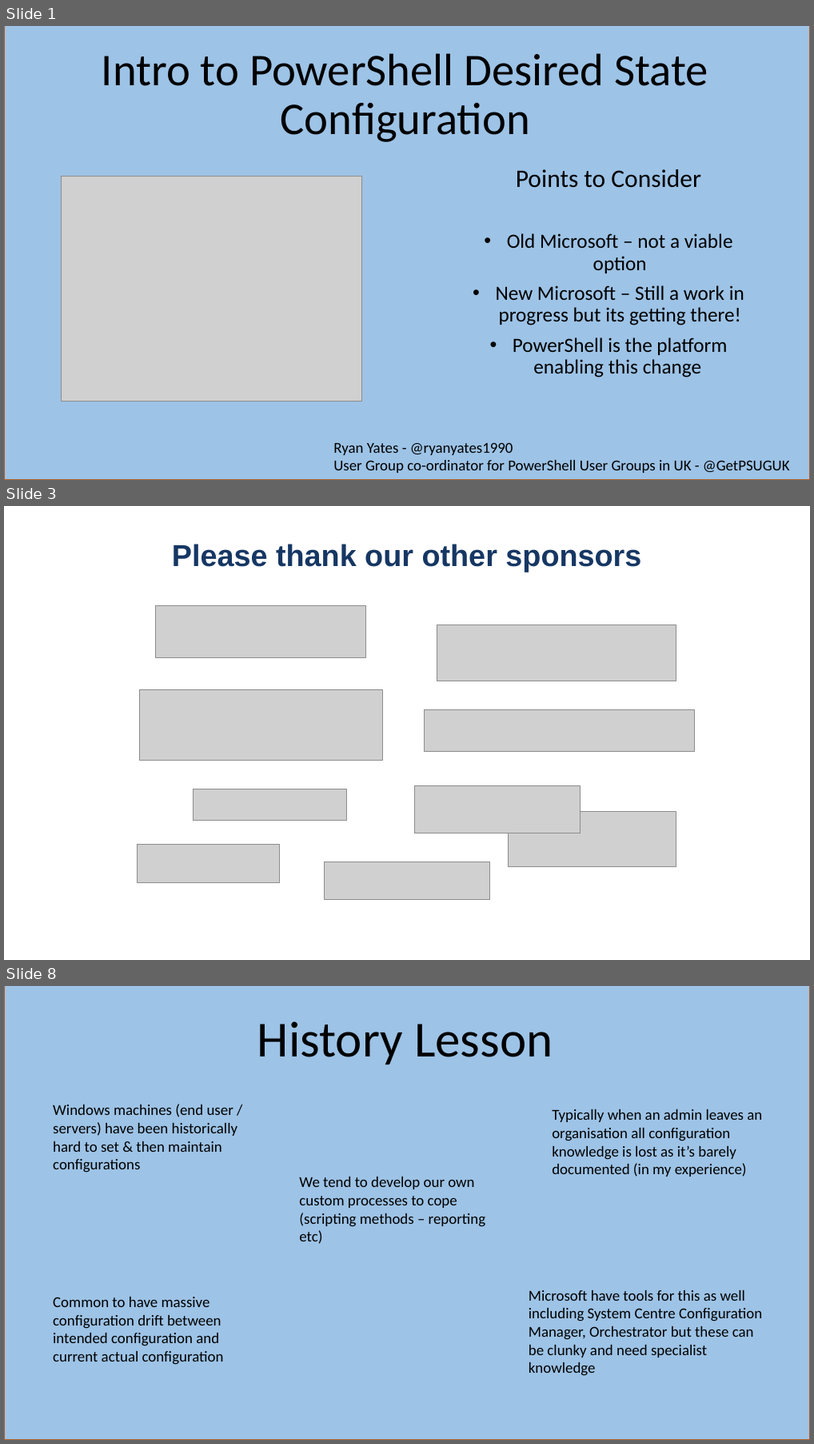
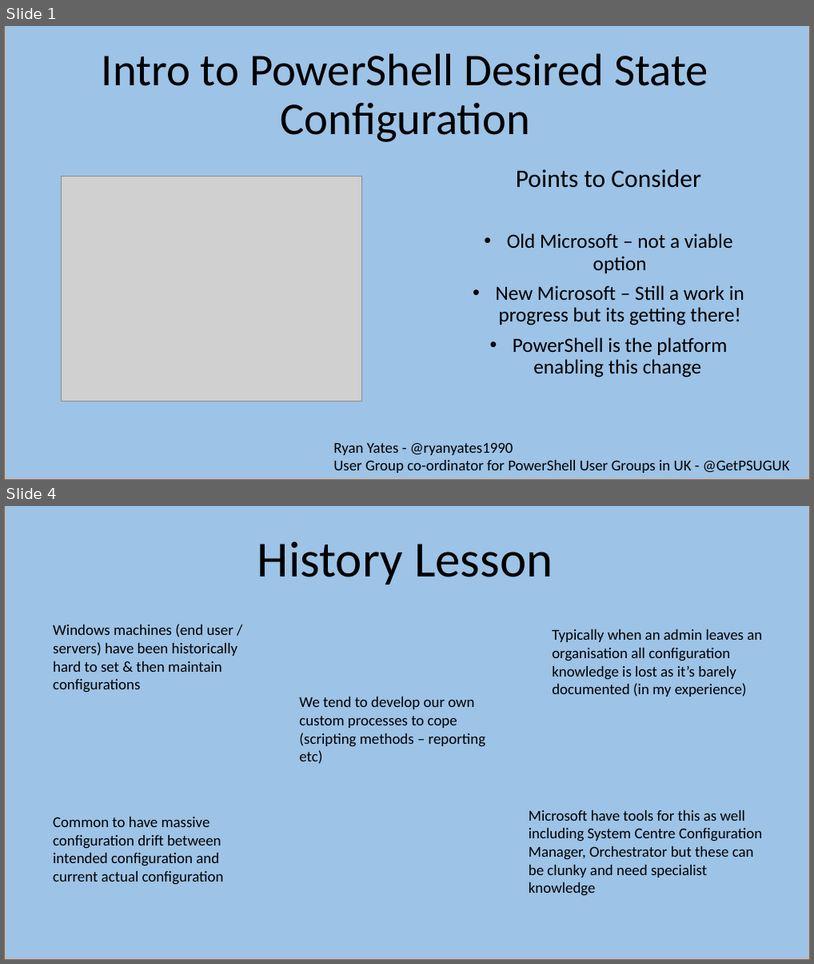
Before and after one commit to kilasuit/Presentations, a slide deck: Intro to DSC/Intro to DSC.pptx. Shown one above the other, each under a label of ours: slides 1, 3 and 8 before the commit, slides 1 and 4 after it; the slides between them are not shown. The pictures are 814x1444 and 814x964 pixels, drawn with LibreOffice and Linux fonts; fonts in the diff are those of the drawing; grey boxes stand for pictures; background and template pictures are left out. Boxes give left, top, right and bottom in pixels: in the first picture for what was removed or moved away, otherwise in the second. Text is boxed around its words. In the diff, an @@ line names an element or a change of style, - is before the commit and + after.

```diff
--- a/Intro to DSC/Intro to DSC.pptx
+++ b/Intro to DSC/Intro to DSC.pptx
@@ slide 3 removed at (4, 506, 810, 960), background #FFFFFF @@
@@ title removed at (172, 544, 642, 572) @@
-Please thank our other sponsors
@@ picture removed at (156, 606, 366, 658) @@
@@ picture removed at (437, 625, 678, 681) @@
@@ picture removed at (139, 689, 382, 760) @@
@@ picture removed at (425, 710, 695, 751) @@
@@ picture removed at (193, 788, 347, 820) @@
@@ picture removed at (414, 785, 580, 833) @@
@@ picture removed at (509, 812, 677, 867) @@
@@ picture removed at (137, 844, 280, 882) @@
@@ picture removed at (325, 862, 490, 900) @@
@@ what was slide 8 is now slide 4 @@
```
Also in this commit, not shown: 4 slides changed, 3 other slides removed, 4 other files.
